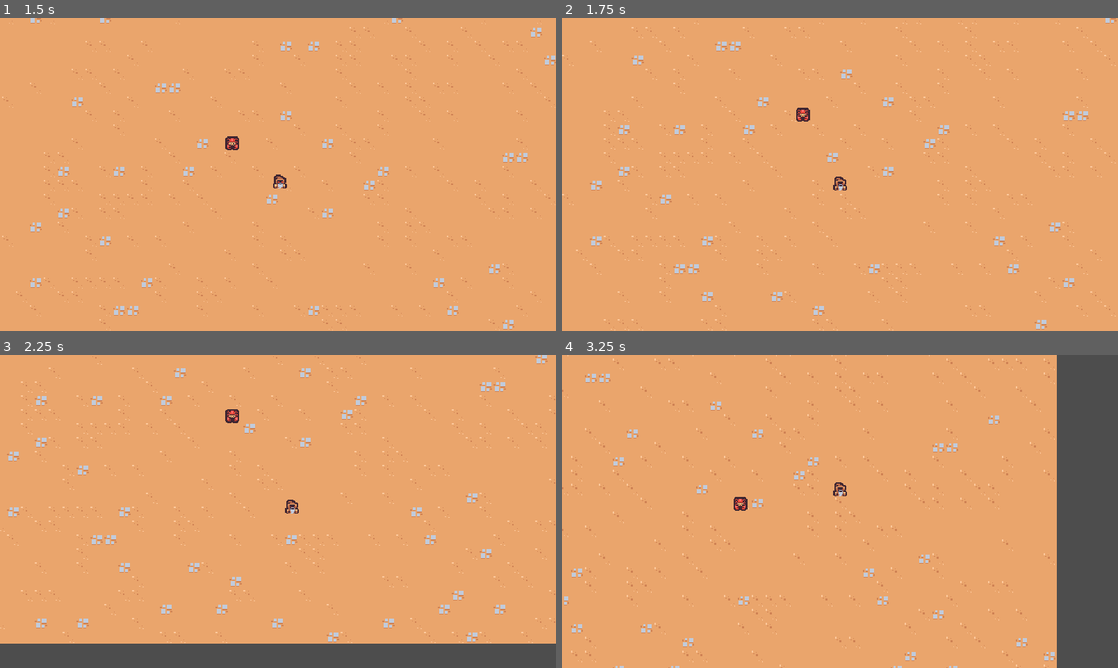
Above: before the commit, frames 1-4 (two rows, left to right).
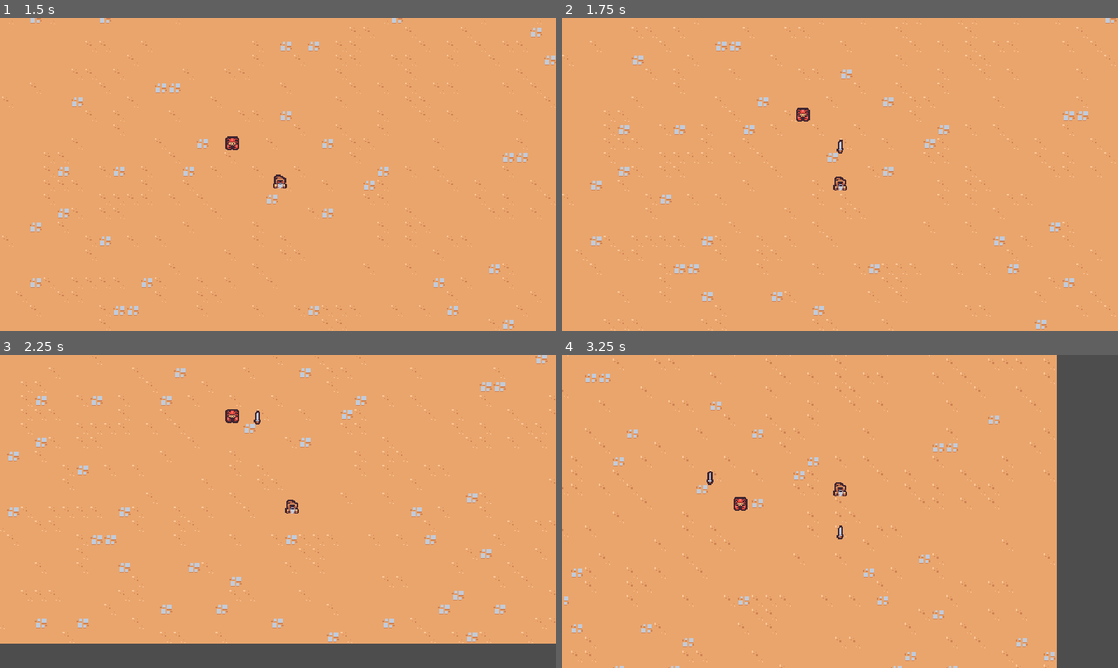
Above: after the commit, the same moments.

Repository: arrbaron/godot-survivor-tutorial
Game: Godot game, scene res://scenes/main/main.tscn
The game is run twice, just before and just after one commit, with the same random seed, the same clock (stepped at 60 frames per second) and the same inputs.
Inputs:
- Up to frame 1 (1.5 s): hold D (move_right) 0.53-1.28 s; hold S (move_down) from 1.28 s (still down)
- Up to frame 2 (1.75 s): keep holding S (move_down)
- Up to frame 3 (2.25 s): release S (move_down) at 2.03 s; hold D (move_right) from 2.03 s (still down)
- Up to frame 4 (3.25 s): release D (move_right) at 2.78 s; hold W (move_up) from 2.78 s (still down)

Frame 1 is identical in both runs. In frame 2, less than 0.1% of the frame differs, in the area x 49-51%, y 38-44%; in frame 3, less than 0.1%; in frame 4, less than 0.1%, in the area x 26-51%, y 37-59%.

Commit message:
Sword ability first steps

Diff:
--- /dev/null
+++ b/scenes/abilities/sword_ability/sword_ability.tscn
@@ -0,0 +1,10 @@
+[gd_scene load_steps=2 format=3 uid="uid://but7rsc4h5uht"]
+
+[ext_resource type="Texture2D" uid="uid://ckeg13am77bmn" path="res://scenes/abilities/sword_ability/sword.png" id="1_aovtu"]
+
+[node name="SwordAbility" type="Node2D"]
+
+[node name="Sprite2D" type="Sprite2D" parent="."]
+rotation = -0.00524174
+texture = ExtResource("1_aovtu")
+offset = Vector2(0, -4)
--- /dev/null
+++ b/scenes/abilities/sword_ability_controller/sword_ability_controller.gd
@@ -0,0 +1,17 @@
+extends Node
+
+@export var sword_ability: PackedScene
+
+
+func _ready():
+	$Timer.timeout.connect(on_timer_timeout)
+
+
+func on_timer_timeout():
+	var player = get_tree().get_first_node_in_group("player") as Node2D
+	if player == null:
+		return
+
+	var sword_instance = sword_ability.instantiate() as Node2D
+	player.get_parent().add_child(sword_instance)
+	sword_instance.global_position = player.global_position
--- /dev/null
+++ b/scenes/abilities/sword_ability_controller/sword_ability_controller.tscn
@@ -0,0 +1,12 @@
+[gd_scene load_steps=3 format=3 uid="uid://cp5e8u3ea6ll7"]
+
+[ext_resource type="Script" path="res://scenes/abilities/sword_ability_controller/sword_ability_controller.gd" id="1_xgkjk"]
+[ext_resource type="PackedScene" uid="uid://but7rsc4h5uht" path="res://scenes/abilities/sword_ability/sword_ability.tscn" id="2_kgndy"]
+
+[node name="SwordAbilityController" type="Node"]
+script = ExtResource("1_xgkjk")
+sword_ability = ExtResource("2_kgndy")
+
+[node name="Timer" type="Timer" parent="."]
+wait_time = 1.5
+autostart = true
--- a/scenes/player/player.tscn
+++ b/scenes/player/player.tscn
@@ -1,7 +1,8 @@
-[gd_scene load_steps=4 format=3 uid="uid://ca5c5tkyv568e"]
+[gd_scene load_steps=5 format=3 uid="uid://ca5c5tkyv568e"]
 
 [ext_resource type="Script" path="res://scenes/player/player.gd" id="1_1yujp"]
 [ext_resource type="Texture2D" uid="uid://jwvp418xp4bs" path="res://scenes/player/player.png" id="1_rns22"]
+[ext_resource type="PackedScene" uid="uid://cp5e8u3ea6ll7" path="res://scenes/abilities/sword_ability_controller/sword_ability_controller.tscn" id="2_jggxa"]
 
 [sub_resource type="CircleShape2D" id="CircleShape2D_x05v5"]
 radius = 5.0
@@ -10,6 +11,10 @@
 collision_layer = 0
 script = ExtResource("1_1yujp")
 
+[node name="AbilityManager" type="Node" parent="."]
+
+[node name="SwordAbilityController" parent="AbilityManager" instance=ExtResource("2_jggxa")]
+
 [node name="Sprite2D" type="Sprite2D" parent="."]
 texture = ExtResource("1_rns22")
 offset = Vector2(0, -8)
Binary file added: scenes/abilities/sword_ability/sword.png
Not shown, added: scenes/abilities/sword_ability/sword.png.import
